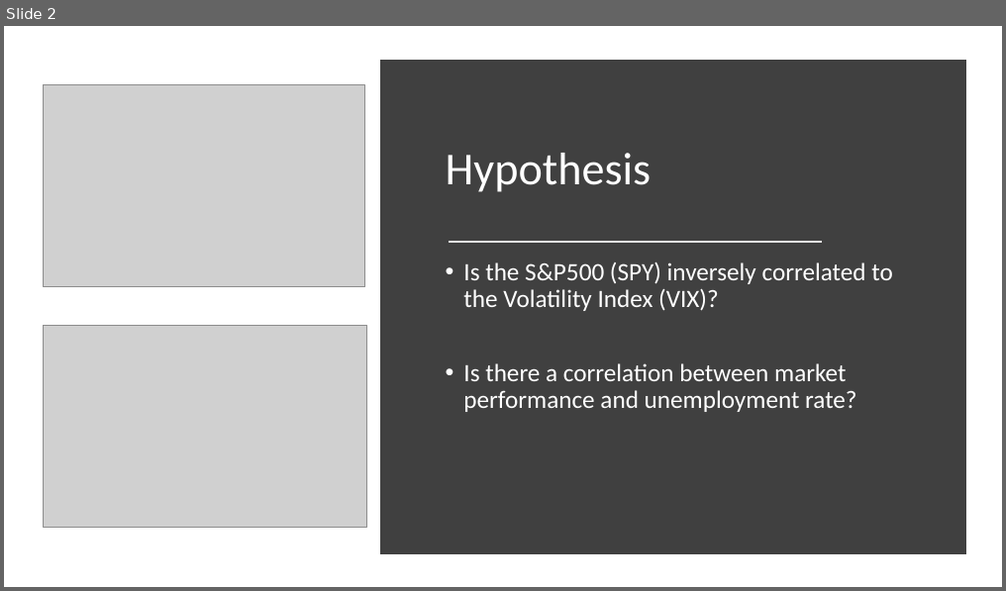
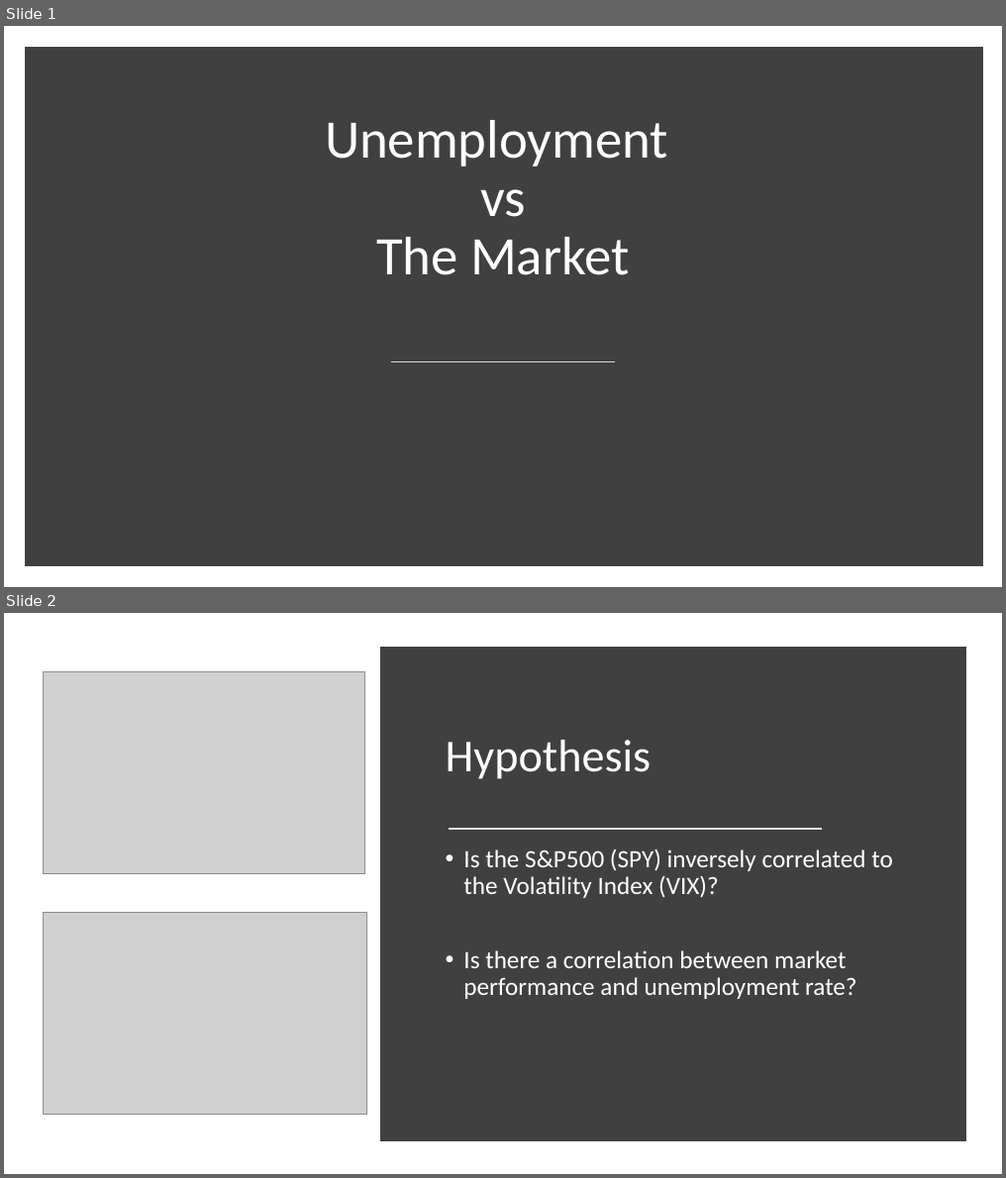
Before and after one commit to Matlickp/SP500-vs-Unemployment-Rate, a slide deck: ETL_Presentation.pptx. Shown one above the other, each under a label of ours: slide 2 before the commit, slides 1 and 2 after it. The pictures are 1006x591 and 1006x1178 pixels, drawn with LibreOffice and Linux fonts; fonts in the diff are those of the drawing; grey boxes stand for pictures. Boxes give left, top, right and bottom in pixels: in the first picture for what was removed or moved away, otherwise in the second. Text is boxed around its words. In the diff, an @@ line names an element or a change of style, - is before the commit and + after.

Commit message:
title change

```diff
--- a/ETL_Presentation.pptx
+++ b/ETL_Presentation.pptx
@@ slide 1 added at [4, 26, 1002, 587], background #FFFFFF @@
@@ rectangle added at [30, 52, 978, 562], fill #404040, outline #404040 10 pt @@
@@ title added at [325, 120, 668, 275], 52.2 pt, text #FFFFFF @@
+Unemployment
+vs
+The Market
@@ line added from (391, 363) to (616, 363), #D9D9D9 1 pt @@
```
Also in this commit, not shown: 1 slide removed.
